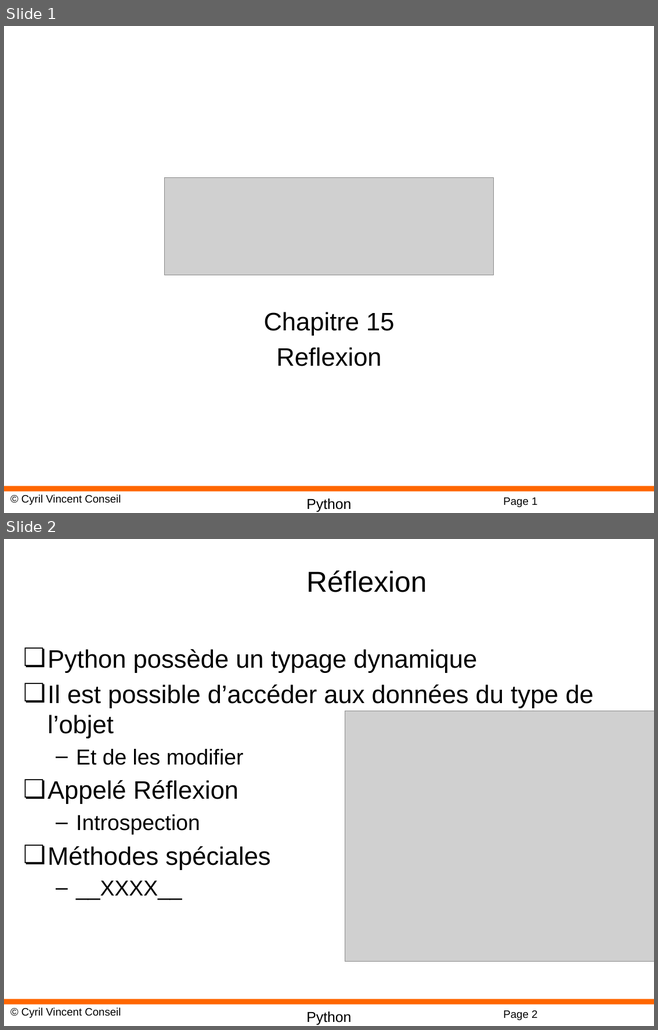
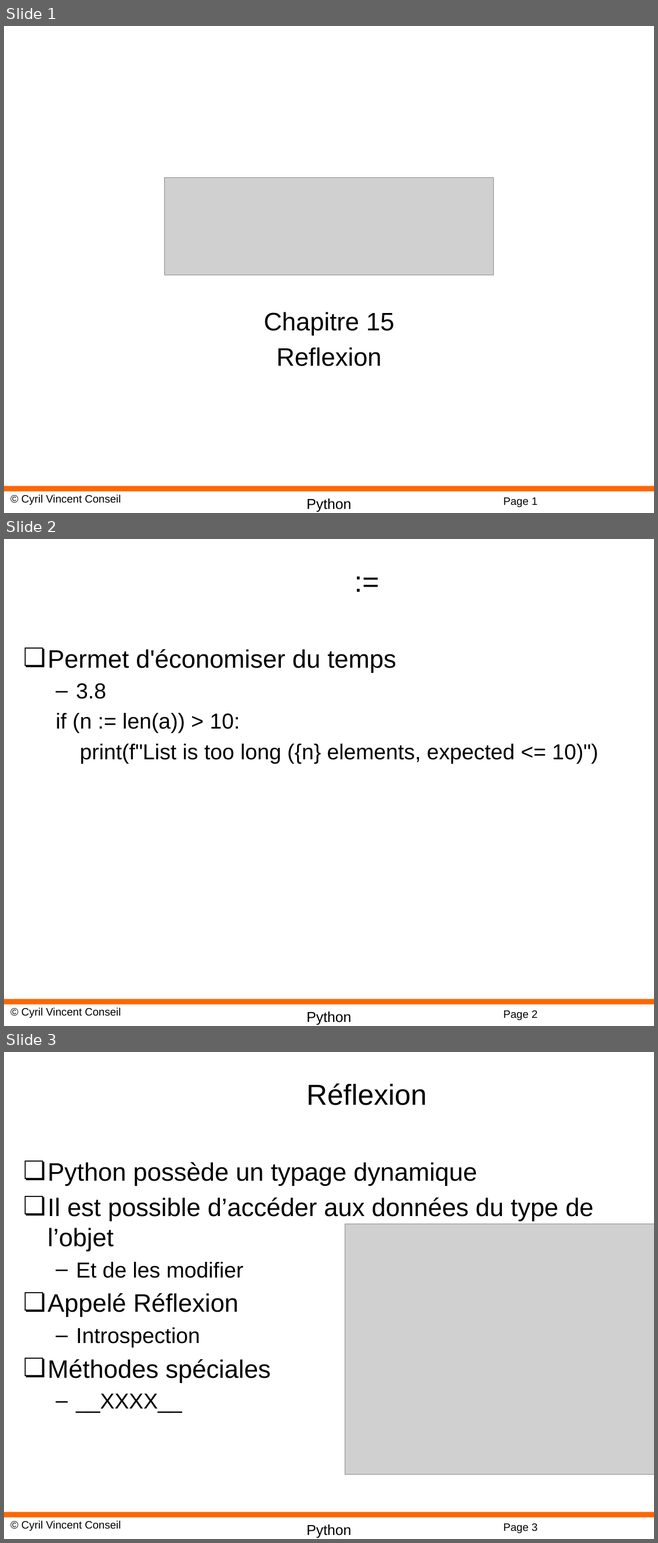
Before and after one commit to cyrilvincent/python-advanced, a slide deck: PPT/Python15-Reflexion.pptx. Shown one above the other, each under a label of ours: slides 1 and 2 before the commit, slides 1, 2 and 3 after it. The pictures are 658x1030 and 658x1543 pixels, drawn with LibreOffice and Linux fonts; fonts in the diff are those of the drawing; grey boxes stand for pictures; background and template pictures are left out. Boxes give left, top, right and bottom in pixels: in the first picture for what was removed or moved away, otherwise in the second. Text is boxed around its words. In the diff, an @@ line names an element or a change of style, - is before the commit and + after.

```diff
--- a/PPT/Python15-Reflexion.pptx
+++ b/PPT/Python15-Reflexion.pptx
@@ slide 2 added at (x1=4, y1=539, x2=654, y2=1026), background #FFFFFF; not listed: 4 template elements that a slide beside it also shows @@
@@ title added at (x1=89, y1=540, x2=644, y2=621), 32 pt, text #000000 @@
+:=
@@ text added at (x1=48, y1=649, x2=598, y2=763), 24 pt, text #000000 @@
+❏ Permet d'économiser du temps
+  – 3.8
+  if (n := len(a)) > 10:
+  print(f"List is too long ({n} elements, expected <= 10)")
@@ what was slide 2 is now slide 3 @@
@@ page number at (x1=503, y1=1524, x2=537, y2=1533): text changed @@
-Page 2
+Page 3
```
Also in this commit, not shown: 29 other files.
